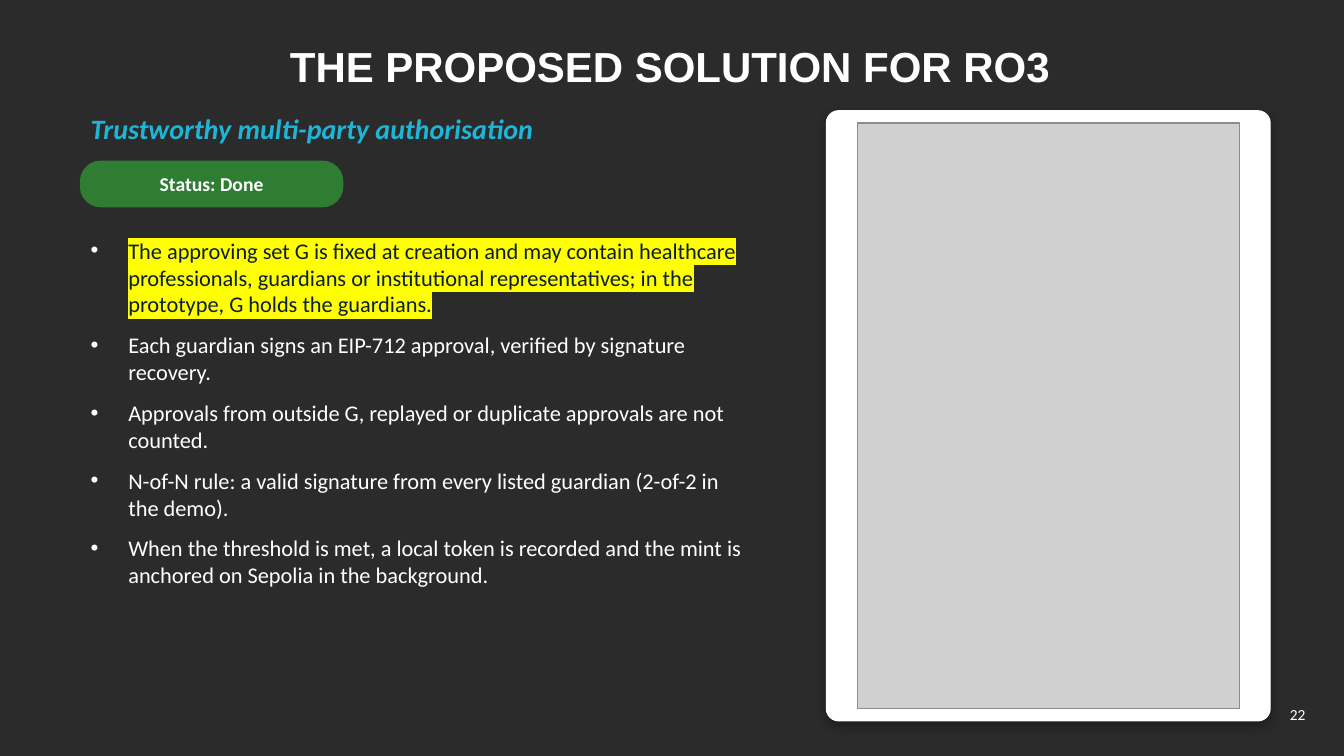
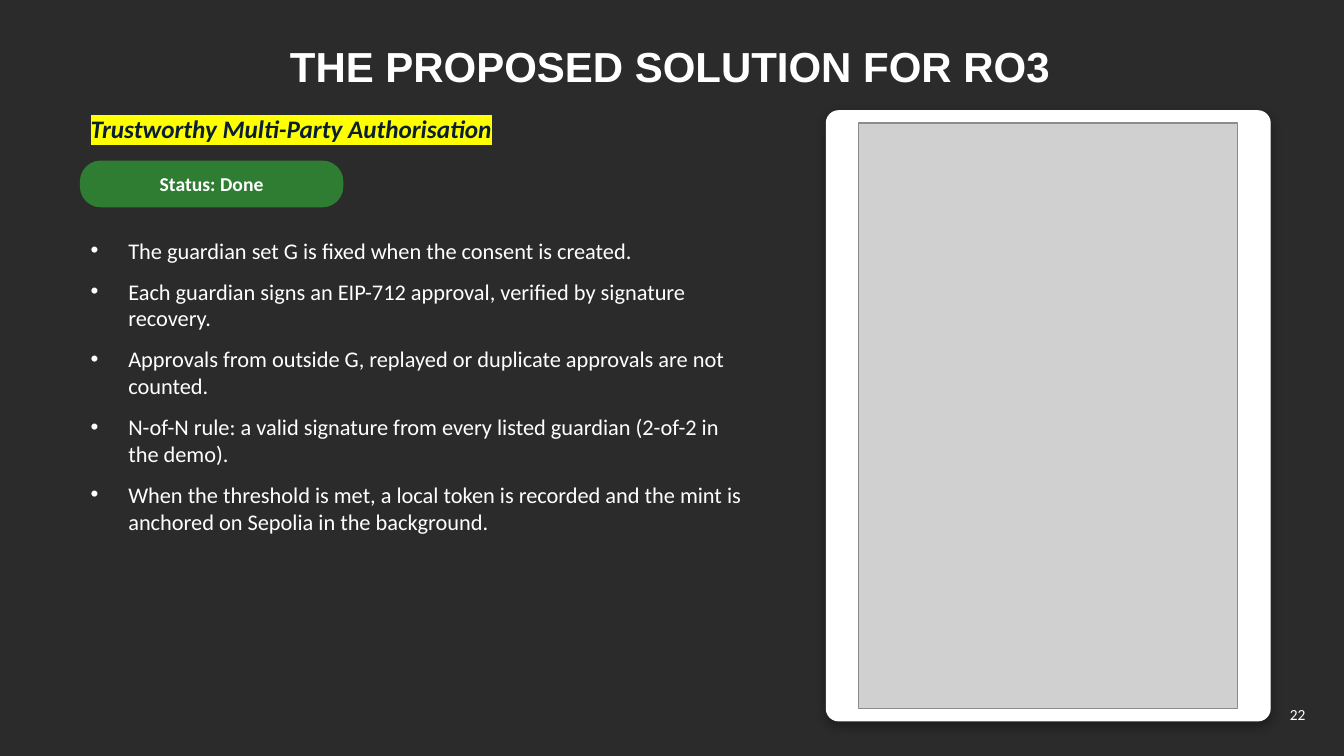
Before and after one commit to yasir12345678900/HealthRWA-Sepolia-Personal-try, a slide deck: slide 22 of docs/Yasir_CA2_Reassessment_Slides_YELLOW_changes.pptx. Drawn at 1344x756 pixels with LibreOffice and Linux fonts; fonts in the diff are those of the drawing; grey boxes stand for pictures; background and template pictures are left out; a plain dark background stands for a picture behind light text. Boxes give left, top, right and bottom in pixels: in the first picture for what was removed or moved away, otherwise in the second. Text is boxed around its words. In the diff, an @@ line names an element or a change of style, - is before the commit and + after.

```diff
--- a/docs/Yasir_CA2_Reassessment_Slides_YELLOW_changes.pptx
+++ b/docs/Yasir_CA2_Reassessment_Slides_YELLOW_changes.pptx
@@ text at (91,120,491,142): text changed; size 20 to 18 pt; text colour #1FB5D6 to #0B1F33 @@
-Trustworthy multi-party authorisation
+Trustworthy Multi-Party Authorisation
@@ text at (128,243,631,263): text changed; text colour #0B1F33 to #FFFFFF @@
-• The approving set G is fixed at creation and may contain healthcare professionals, guardians or institutional representatives; in the prototype, G holds the guardians.
+• The guardian set G is fixed when the consent is created.
```
Also in this commit, not shown: 20 other slides changed, 1 slide added, 5 slides removed, 3 other files.
